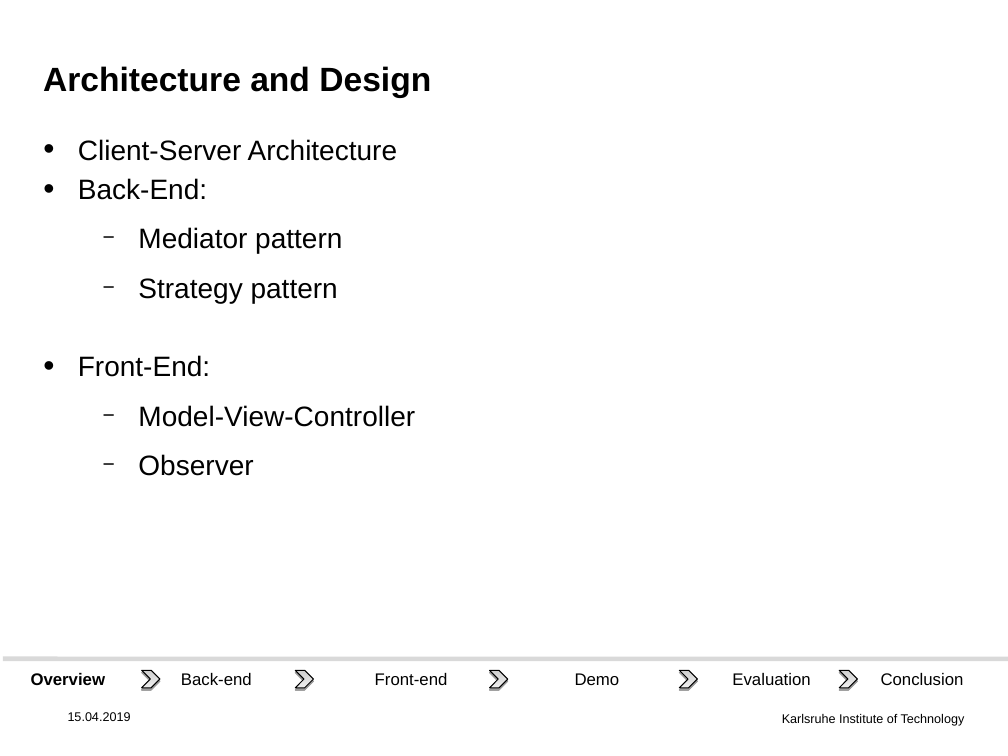
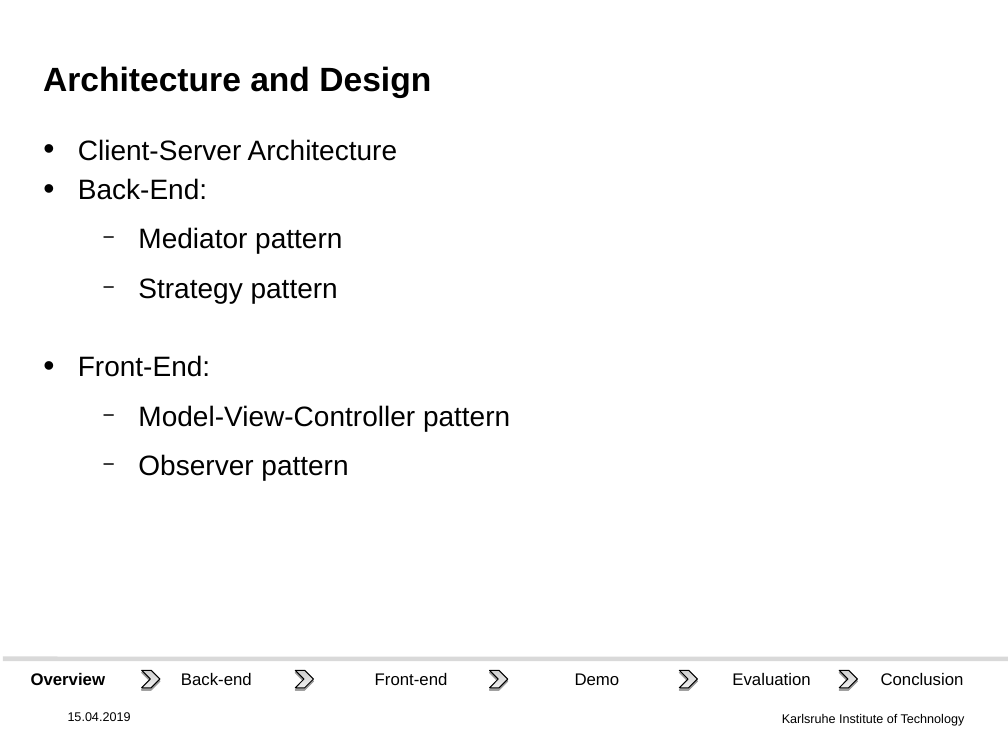
Before and after one commit to DHSTTOS/documents, a slide deck: slide 5 of final_presentation/final-pres3.odp. Drawn at 1008x756 pixels with LibreOffice and Linux fonts; fonts in the diff are those of the drawing; background and template pictures are left out. Boxes give left, top, right and bottom in pixels: in the first picture for what was removed or moved away, otherwise in the second. Text is boxed around its words. In the diff, an @@ line names an element or a change of style, - is before the commit and + after.

```diff
--- a/final_presentation/final-pres3.odp
+++ b/final_presentation/final-pres3.odp
@@ text at <box>138,405,510,480</box>: text changed @@
-  − Model-View-Controller
-  − Observer
+  − Model-View-Controller pattern
+  − Observer pattern
```
Also in this commit, not shown: 1 other file.
